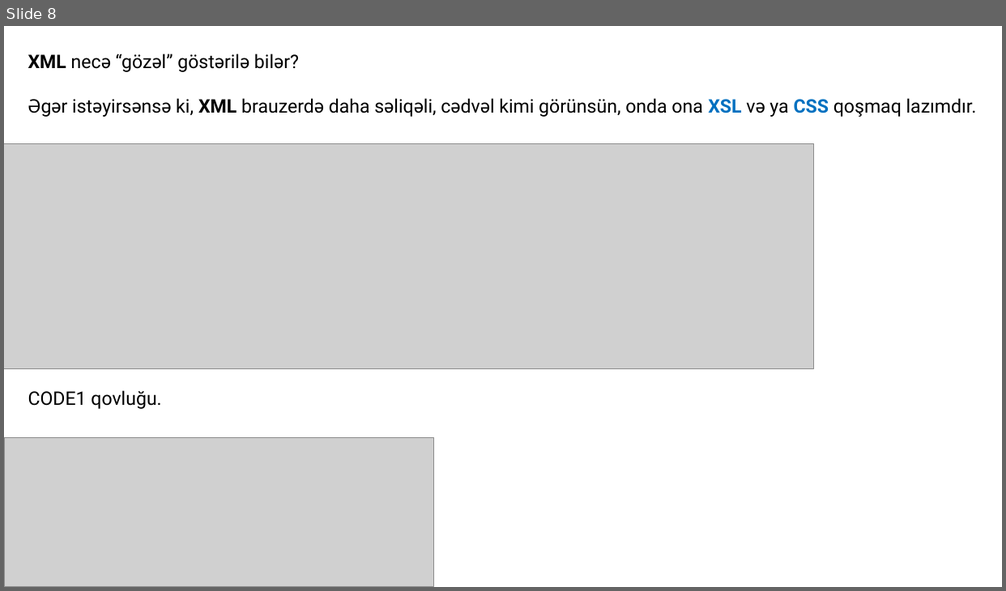
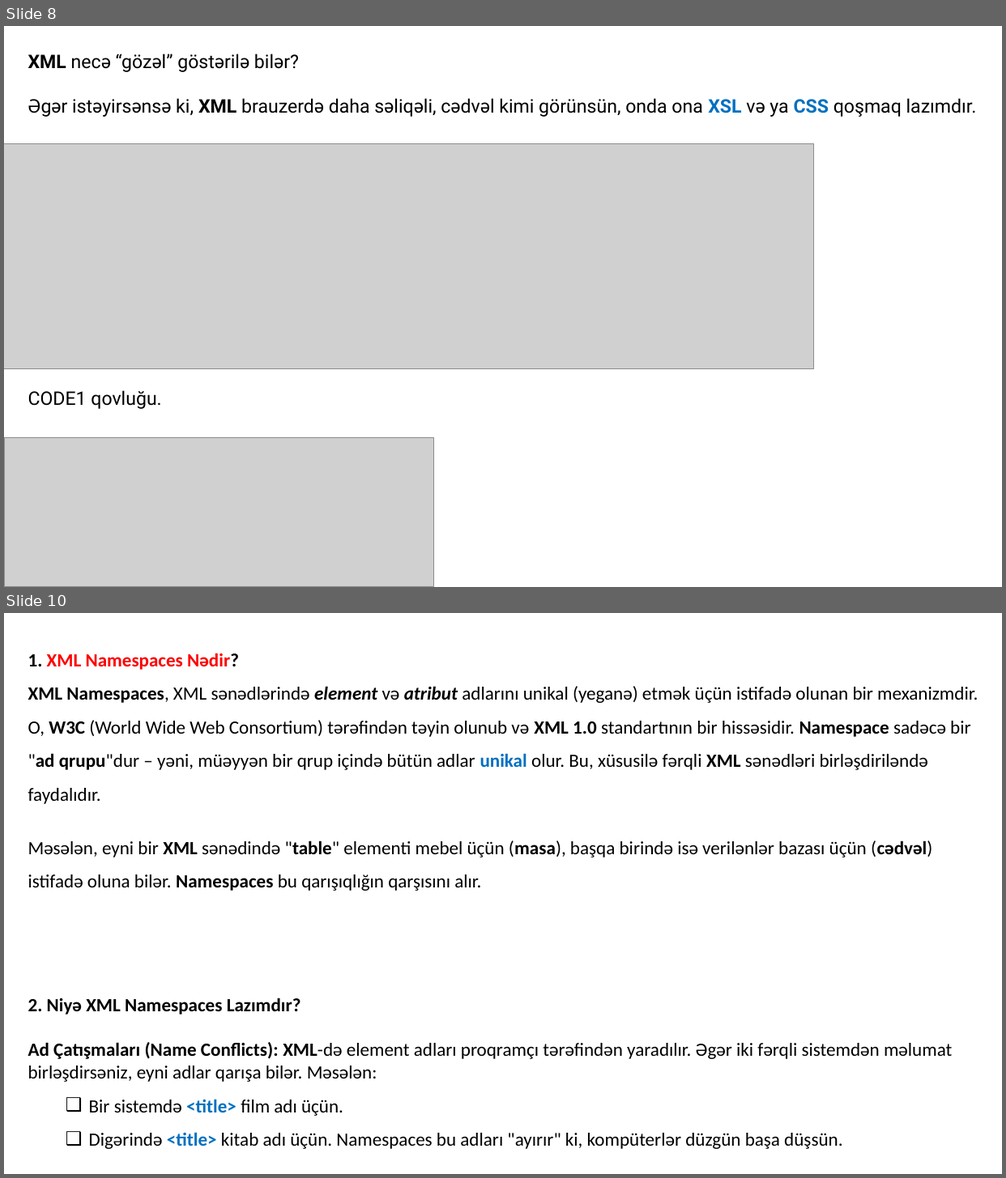
Before and after one commit to codeurient/REST-API, a slide deck: .lessons/6 SOAP - XML/1.pptx. Shown one above the other, each under a label of ours: slide 8 before the commit, slides 8 and 10 after it; the slides between them are not shown. The pictures are 1006x591 and 1006x1178 pixels, drawn with LibreOffice and Linux fonts; fonts in the diff are those of the drawing; grey boxes stand for pictures. Boxes give left, top, right and bottom in pixels: in the first picture for what was removed or moved away, otherwise in the second. Text is boxed around its words. In the diff, an @@ line names an element or a change of style, - is before the commit and + after.

```diff
--- a/.lessons/6 SOAP - XML/1.pptx
+++ b/.lessons/6 SOAP - XML/1.pptx
@@ slide 10 added at [4,613,1002,1174], background #FFFFFF @@
@@ text added at [28,653,978,1149], 18 pt, text #000000 @@
+1. XML Namespaces Nədir?
+XML Namespaces, XML sənədlərində element və atribut adlarını unikal (yeganə) etmək üçün istifadə olunan bir mexanizmdir. O, W3C (World Wide Web Consortium) tərəfindən təyin olunub və XML 1.0 standartının bir hissəsidir. Namespace sadəcə bir "ad qrupu"dur – yəni, müəyyən bir qrup içində bütün adlar unikal olur. Bu, xüsusilə fərqli XML sənədləri birləşdiriləndə faydalıdır.
+Məsələn, eyni bir XML sənədində "table" elementi mebel üçün (masa), başqa birində isə verilənlər bazası üçün (cədvəl) istifadə oluna bilər. Namespaces bu qarışıqlığın qarşısını alır.
+2. Niyə XML Namespaces Lazımdır?
+Ad Çatışmaları (Name Conflicts): XML-də element adları proqramçı tərəfindən yaradılır. Əgər iki fərqli sistemdən məlumat birləşdirsəniz, eyni adlar qarışa bilər. Məsələn:
+  ❑ Bir sistemdə <title> film adı üçün.
+  ❑ Digərində <title> kitab adı üçün. Namespaces bu adları "ayırır" ki, kompüterlər düzgün başa düşsün.
```
Also in this commit, not shown: 1 slide changed, 25 other slides added, 8 other files.
